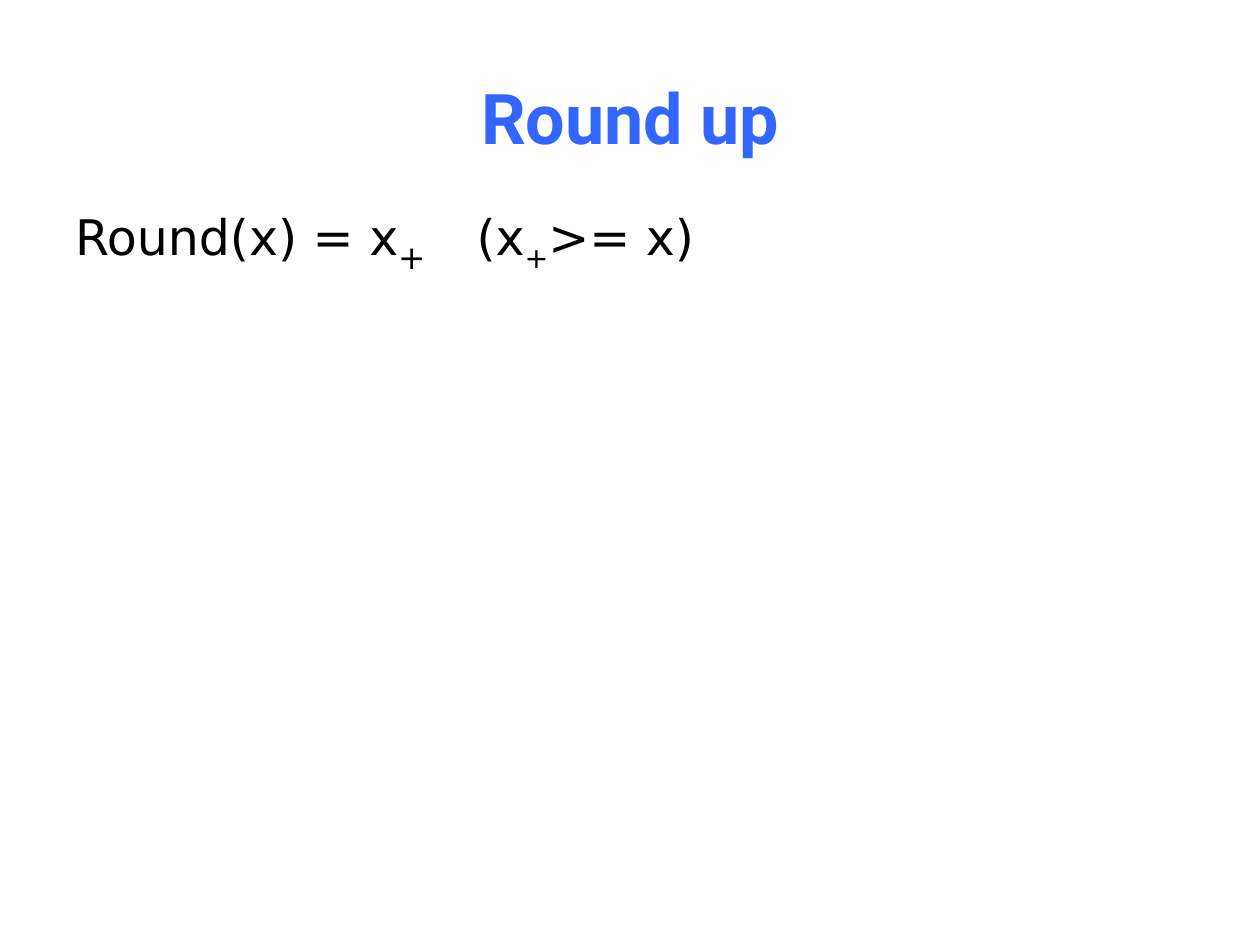
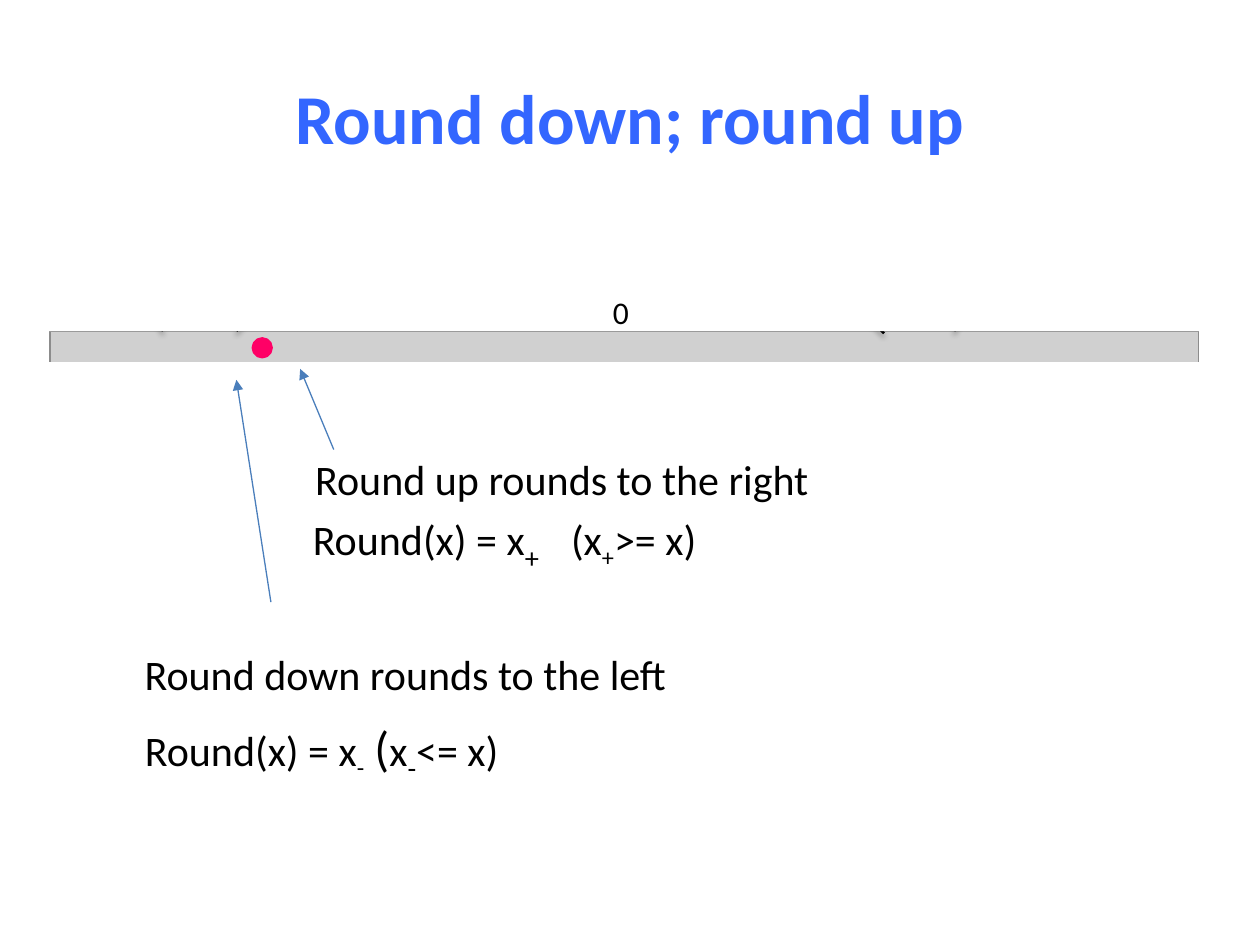
Before and after one commit to NYU-CSO/nyu-cso.github.io, a slide deck: slide 33 of notes/03-floats.pptx (slide 68 before the commit). Drawn at 1260x945 pixels with LibreOffice and Linux fonts; fonts in the diff are those of the drawing; grey boxes stand for pictures. Boxes give left, top, right and bottom in pixels: in the first picture for what was removed or moved away, otherwise in the second. Text is boxed around its words. In the diff, an @@ line names an element or a change of style, - is before the commit and + after.

```diff
--- a/notes/03-floats.pptx
+++ b/notes/03-floats.pptx
@@ title at (296,95,964,155): text changed; font Roboto to Calibri @@
-Round up
+Round down; round up
@@ rectangle added at (0,170,1260,331), fill #FFFFFF @@
@@ group added at (50,289,1200,484): 4 lines, 1 picture @@
@@ text added at (613,303,629,325), 18 pt, text #000000 @@
+0
@@ ellipse added at (253,339,271,357), fill #FF0066, outline #FF0066 2.25 pt @@
@@ rectangle added at (0,362,1260,523), fill #FFFFFF @@
@@ arrow added from (271, 602) to (237, 379), #4B7EBC 0.75 pt @@
@@ arrow added from (334, 450) to (300, 369), #4B7EBC 0.75 pt @@
@@ text added at (315,465,809,503), 24 pt, text #000000 @@
+Round up rounds to the right
@@ text "Round(x) = x+ (x+>= x)": place and size @@
-text "Round(x) = x+ (x+>= x)" at (75,217,694,262)
+text "Round(x) = x+ (x+>= x)" at (313,524,696,561)
@@ text "Round(x) = x+ (x+>= x)" at (313,524,696,561): size 28 to 24 pt, font DejaVu Sans to Calibri; size 32 to 28 pt in "x+" @@
@@ text added at (145,660,666,691), 24 pt, text #000000 @@
+Round down rounds to the left
@@ text added at (145,735,498,772), 24 pt, text #000000 @@
+Round(x) = x- (x-<= x)
```
Also in this commit, not shown: 37 other slides changed, 9 slides added, 51 slides removed, 2 other files.
